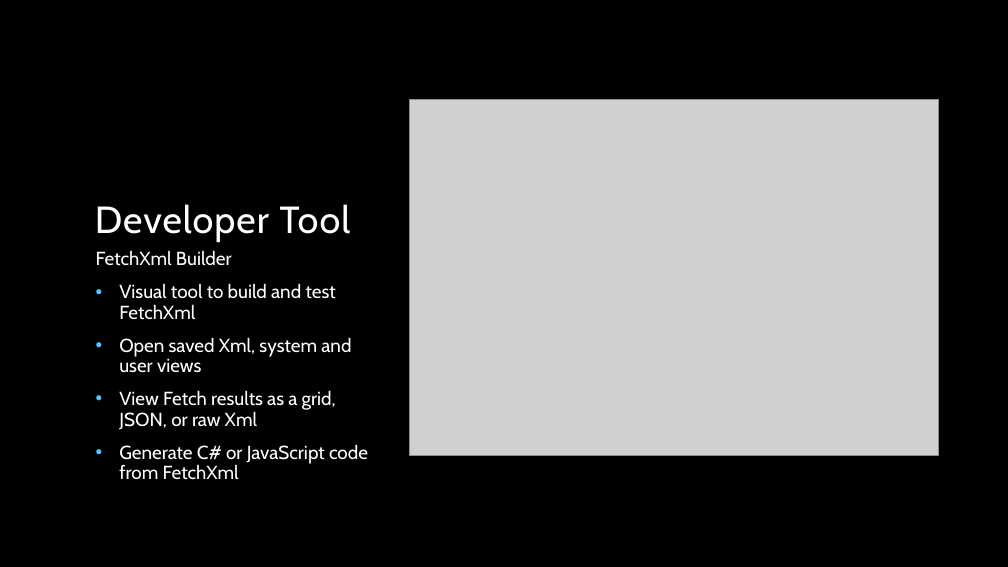
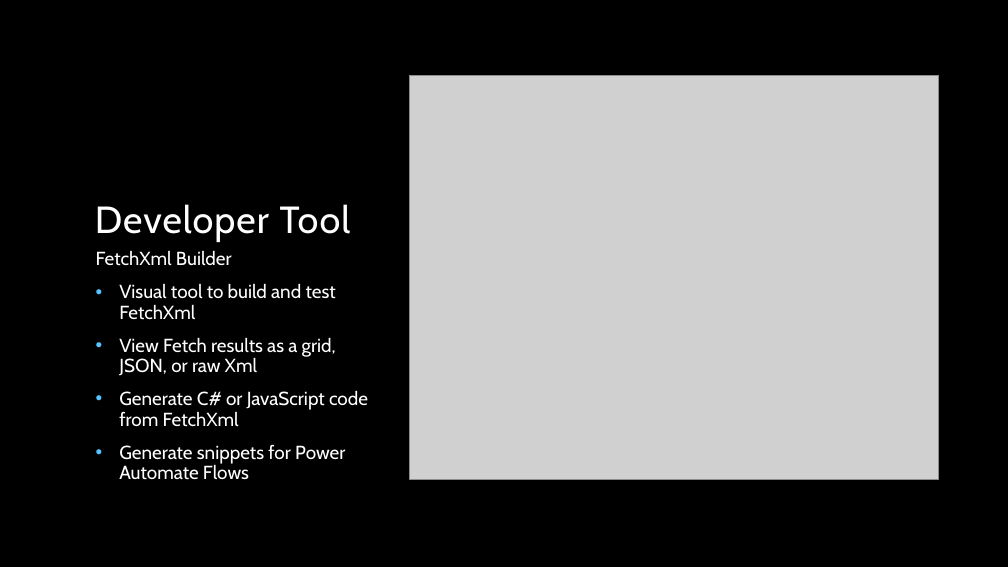
Before and after one commit to jamesnovak/365SaturdayPresentations, a slide deck: slide 7 of Building Xrm Toolbox Tools/Building XrmToolBox Tools.pptx (slide 6 before the commit). Drawn at 1008x567 pixels with LibreOffice and Linux fonts; fonts in the diff are those of the drawing; grey boxes stand for pictures; background and template pictures are left out. Boxes give left, top, right and bottom in pixels: in the first picture for what was removed or moved away, otherwise in the second. Text is boxed around its words. In the diff, an @@ line names an element or a change of style, - is before the commit and + after.

```diff
--- a/Building Xrm Toolbox Tools/Building XrmToolBox Tools.pptx
+++ b/Building Xrm Toolbox Tools/Building XrmToolBox Tools.pptx
@@ picture: place and size @@
-picture at bbox=[409, 99, 938, 455]
+picture at bbox=[409, 76, 938, 479]
@@ text at bbox=[119, 337, 351, 372]: paragraph removed @@
-• Open saved Xml, system and user views
@@ text at bbox=[119, 445, 345, 480]: paragraph added @@
+• Generate snippets for Power Automate Flows
```
Also in this commit, not shown: 6 other slides changed, 1 slide added, 3 other files.
